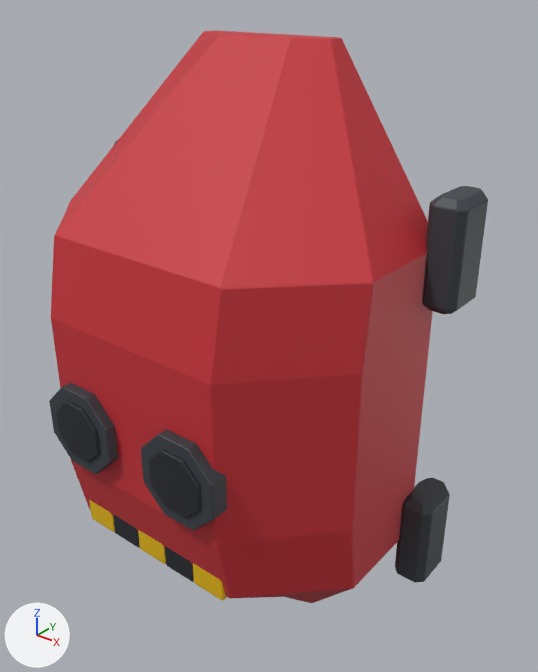
What one commit did to the FBX model Assets/Resources/ClamshellMeshes/CalfBack_Set04_Ripjaw.fbx.
One viewpoint serves both versions: a 50 mm camera at (0.519, -0.658, 0.421) aimed at (0.036, -0.054, 0.046). Lighting does not change. The marker at lower left points along +X, +Y and +Z. The picture after the commit comes second. Where no turn or scale is listed for an object, it has been applied to the vertices.

Names of what the first picture shows: 'CalfBack_Set04_Ripjaw'.
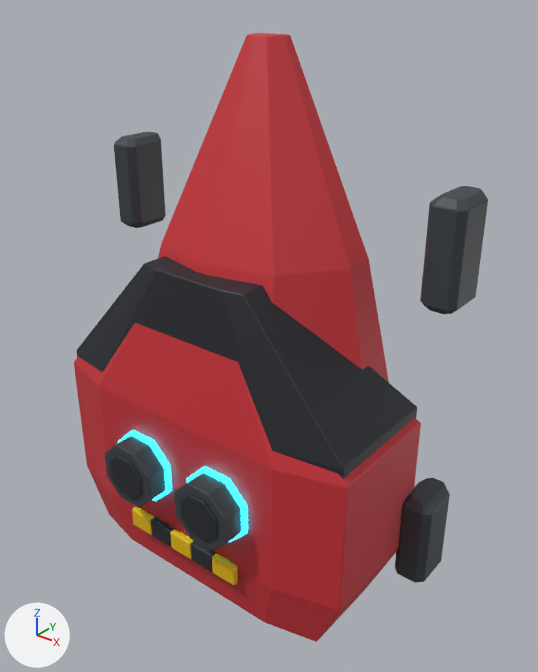
Boxes (x1, y1, x2, y2) around the edits, measured in the pictures (538 x 672 px; the box of a moved part takes in the faces that stretch with it):
'CalfBack_Set04_Ripjaw', reshaped (6% taller)
    before: (49, 30, 488, 603)
    after: (74, 33, 488, 642)
part 1 of me_calfback_set04_ripjaw_001, moved or reshaped
    before: (56, 401, 100, 462)
    after: (105, 436, 166, 508)
part 2 of me_calfback_set04_ripjaw_001, moved or reshaped
    before: (49, 383, 118, 474)
    after: (109, 455, 143, 499)
part 3 of me_calfback_set04_ripjaw_001, moved or reshaped (not visible before)
    after: (118, 430, 172, 501)
part 4 of me_calfback_set04_ripjaw_001, moved or reshaped
    before: (141, 430, 227, 530)
    after: (174, 473, 241, 551)
part 5 of me_calfback_set04_ripjaw_001, moved or reshaped
    before: (149, 450, 201, 518)
    after: (180, 494, 218, 542)
part 6 of me_calfback_set04_ripjaw_001, moved or reshaped (not visible before)
    after: (187, 466, 248, 543)
part 7 of me_calfback_set04_ripjaw_001, moved or reshaped
    before: (89, 500, 115, 532)
    after: (132, 507, 154, 535)
part 8 of me_calfback_set04_ripjaw_001, moved or reshaped
    before: (113, 514, 140, 548)
    after: (151, 517, 174, 547)
part 9 of me_calfback_set04_ripjaw_001, moved or reshaped
    before: (138, 530, 166, 564)
    after: (170, 529, 194, 559)
part 10 of me_calfback_set04_ripjaw_001, moved or reshaped
    before: (165, 546, 194, 582)
    after: (191, 541, 215, 572)
part 11 of me_calfback_set04_ripjaw_001, moved or reshaped
    before: (193, 563, 227, 600)
    after: (212, 554, 238, 585)
part 12 of me_calfback_set04_ripjaw_001, rebuilt
    before: (51, 30, 433, 603)
    after: (158, 33, 389, 564)
part 13 of me_calfback_set04_ripjaw_001, added (black)
    after: (76, 256, 417, 479)
part 14 of me_calfback_set04_ripjaw_001, added (red)
    after: (74, 323, 421, 642)

What the commit changed:
me_calfback_set04_ripjaw_001 is used by ob_calfback_set04_ripjaw; location (0.0, 0.0, 0.0).
me_calfback_set04_ripjaw_001 had 1128 vertices, 1178 faces and spanned x -0.245..0.245, y -0.253..0.03, z -0.365..0.365.
me_calfback_set04_ripjaw_001 now has 1238 vertices, 1288 faces and spans x -0.245..0.245, y -0.206..0.03, z -0.365..0.365.
me_calfback_set04_ripjaw_001 part 1: the loose piece of 48 vertices spanning x -0.109..-0.04, y -0.253..-0.216, z -0.063..0.005 is scaled about its middle by (1.12, 0.848, 1.12), then moved by (0.016, 0.047, -0.08), in mat_frame (dark grey #3a3f45).
me_calfback_set04_ripjaw_001 part 2: the loose piece of 48 vertices spanning x -0.123..-0.026, y -0.249..-0.216, z -0.078..0.02 is scaled about its middle by (0.544, 1.02, 0.544), then moved by (0.016, 0.044, -0.08), in mat_dark (black #23272d).
me_calfback_set04_ripjaw_001 part 3: the loose piece of 48 vertices spanning x -0.129..-0.02, y -0.223..-0.216, z -0.084..0.025 is scaled about its middle by (0.782, 0.929, 0.782), then moved by (0.016, 0.044, -0.08).
me_calfback_set04_ripjaw_001 part 4: the loose piece of 48 vertices spanning x 0.026..0.123, y -0.249..-0.216, z -0.078..0.02 is scaled about its middle by (0.782, 0.929, 0.782), then moved by (-0.016, 0.045, -0.08).
me_calfback_set04_ripjaw_001 part 5: the loose piece of 48 vertices spanning x 0.04..0.109, y -0.253..-0.216, z -0.063..0.005 is scaled about its middle by (0.781, 0.929, 0.781), then moved by (-0.016, 0.045, -0.08).
me_calfback_set04_ripjaw_001 part 6: the loose piece of 48 vertices spanning x 0.02..0.129, y -0.223..-0.216, z -0.084..0.025 is scaled about its middle by (0.782, 0.929, 0.782), then moved by (-0.016, 0.044, -0.08).
me_calfback_set04_ripjaw_001 part 7: the loose piece of 84 vertices spanning x -0.109..-0.065, y -0.225..-0.216, z -0.184..-0.143 is scaled about its middle by (0.771, 0.929, 0.633), then moved by (0.019, 0.044, -0.034).
me_calfback_set04_ripjaw_001 part 8: the loose piece of 84 vertices spanning x -0.066..-0.021, y -0.225..-0.216, z -0.184..-0.143 is scaled about its middle by (0.771, 0.929, 0.633), then moved by (0.009, 0.044, -0.034).
me_calfback_set04_ripjaw_001 part 9: the loose piece of 84 vertices spanning x -0.022..0.022, y -0.225..-0.216, z -0.184..-0.143 is scaled about its middle by (0.771, 0.929, 0.633), then moved by (0.0, 0.044, -0.034).
me_calfback_set04_ripjaw_001 part 10: the loose piece of 84 vertices spanning x 0.021..0.066, y -0.225..-0.216, z -0.184..-0.143 is scaled about its middle by (0.771, 0.929, 0.633), then moved by (-0.009, 0.044, -0.034).
me_calfback_set04_ripjaw_001 part 11: the loose piece of 84 vertices spanning x 0.065..0.109, y -0.225..-0.216, z -0.184..-0.143 is scaled about its middle by (0.771, 0.929, 0.633), then moved by (-0.019, 0.044, -0.034).
me_calfback_set04_ripjaw_001 part 12: the loose piece of 84 vertices spanning x -0.21..0.21, y -0.238..0.0, z -0.365..0.365 is rebuilt with 82 vertices and now spans x -0.172..0.172, y -0.172..0.0, z -0.365..0.365.
me_calfback_set04_ripjaw_001 part 13: a new loose piece of 56 vertices spanning x -0.204..0.204, y -0.167..0.0, z -0.245..0.135, in mat_dark (black #23272d).
me_calfback_set04_ripjaw_001 part 14: a new loose piece of 56 vertices spanning x -0.21..0.21, y -0.172..0.0, z -0.263..0.117, in mat_shell (red #c83038).
